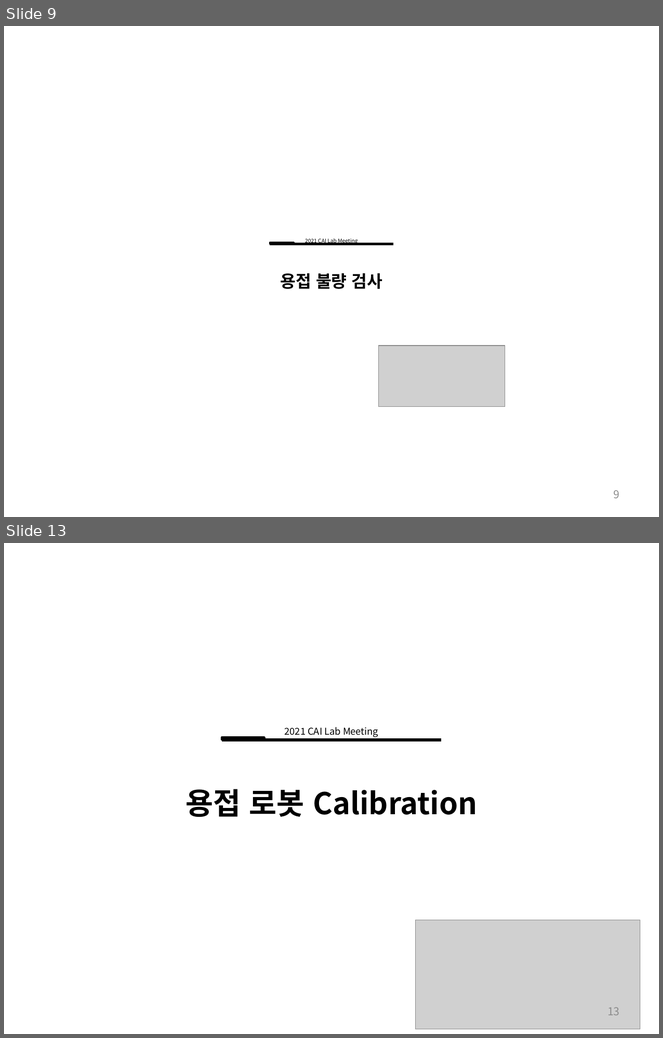
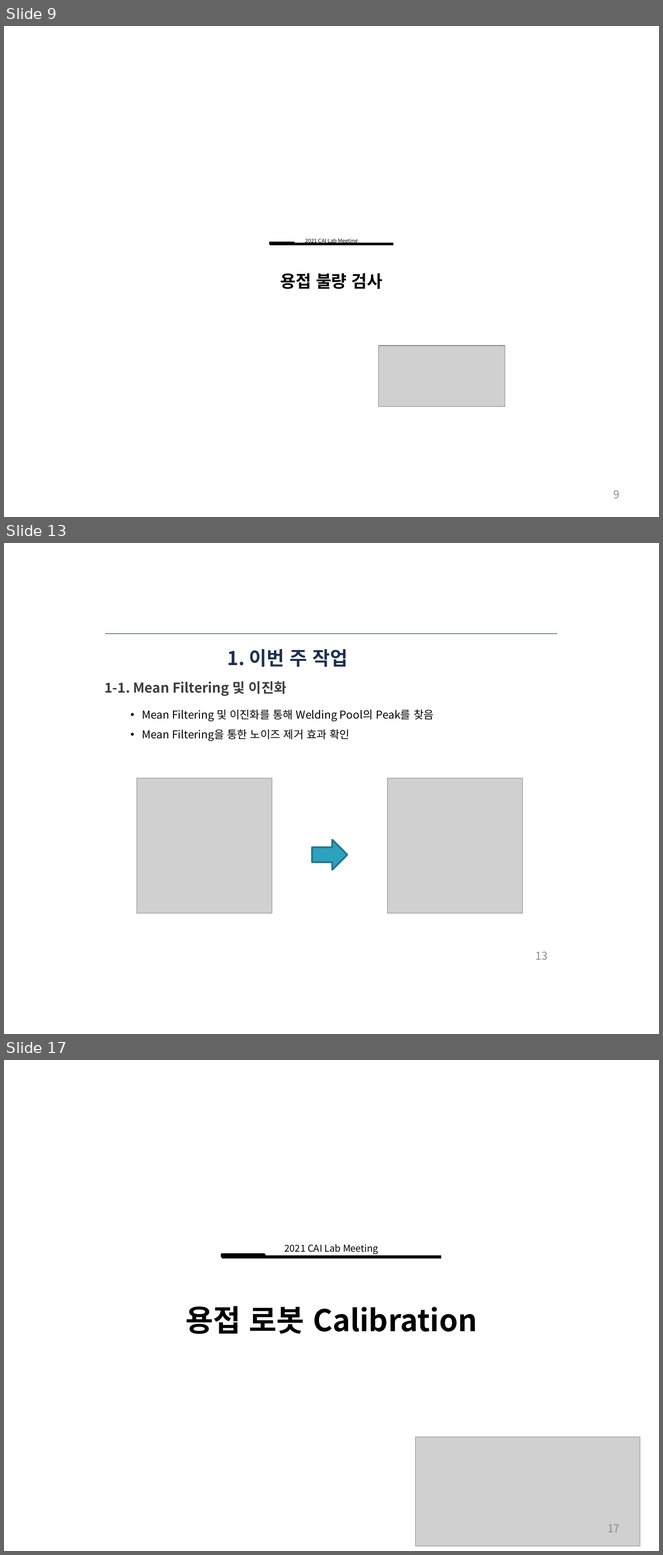
Before and after one commit to ssh6189/2022.03.05, a slide deck: 2022년 3월 5일 용접자동화로봇.pptx. Shown one above the other, each under a label of ours: slides 9 and 13 before the commit, slides 9, 13 and 17 after it; the slides between them are not shown. The pictures are 663x1038 and 663x1555 pixels, drawn with LibreOffice and Linux fonts; fonts in the diff are those of the drawing; grey boxes stand for pictures. Boxes give left, top, right and bottom in pixels: in the first picture for what was removed or moved away, otherwise in the second. Text is boxed around its words. In the diff, an @@ line names an element or a change of style, - is before the commit and + after.

```diff
--- a/2022년 3월 5일 용접자동화로봇.pptx
+++ b/2022년 3월 5일 용접자동화로봇.pptx
@@ slide 13 added at <box>4,543,659,1034</box>, background #FFFFFF @@
@@ line added from (105, 634) to (557, 634), #1C314E 0.75 pt @@
@@ title added at <box>228,649,348,667</box>, 21 pt, text #1C314E, bold @@
+1. 이번 주 작업
@@ text added at <box>104,681,286,696</box>, 15 pt, text #3D3C3E, bold @@
+1-1. Mean Filtering 및 이진화
@@ text added at <box>142,709,434,741</box>, 12 pt, text #000000 @@
+• Mean Filtering 및 이진화를 통해 Welding Pool의 Peak를 찾음
+• Mean Filtering을 통한 노이즈 제거 효과 확인
@@ picture added at <box>137,778,273,914</box> @@
@@ picture added at <box>387,778,523,914</box> @@
@@ right arrow added at <box>312,840,347,870</box>, fill #2DA2BF, outline #21788D 2 pt @@
@@ page number added at <box>536,952,548,960</box>, 12 pt, text #8C8C8C @@
+13
@@ what was slide 13 is now slide 17 @@
@@ page number at <box>608,1525,620,1533</box>: text changed @@
-13
+17
```
Also in this commit, not shown: 2 slides changed, 7 other slides added, 4 slides removed.
